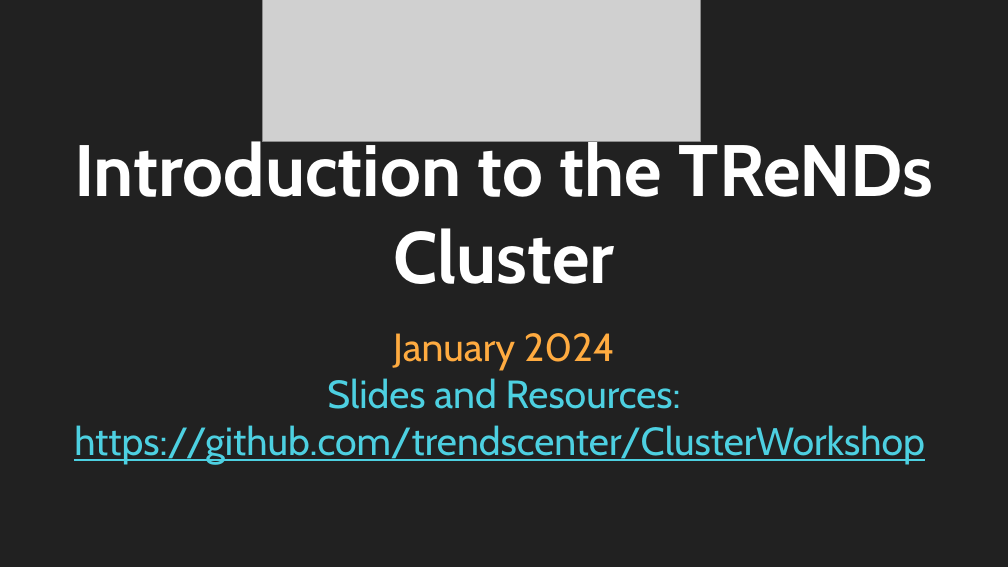
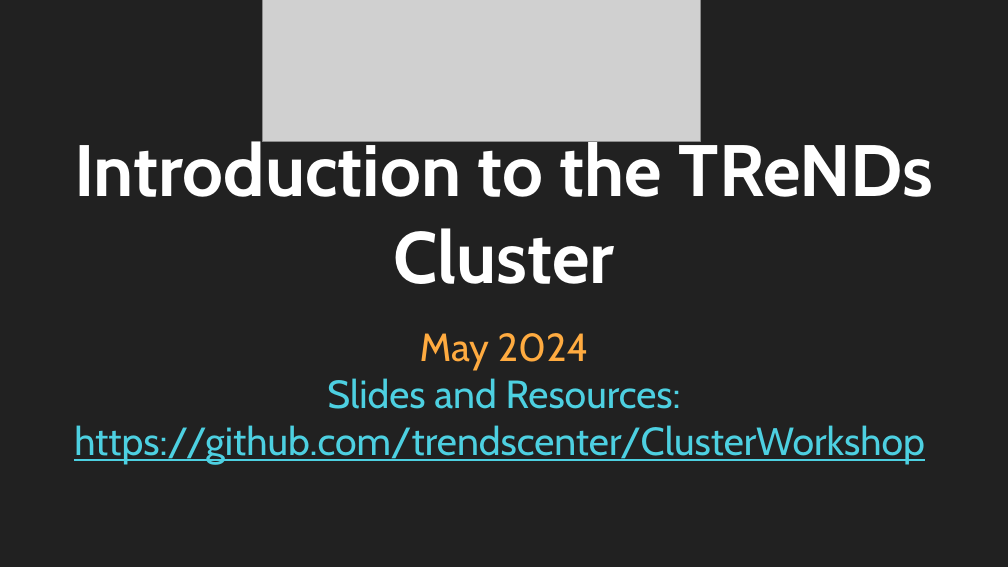
Before and after one commit to trendscenter/ClusterWorkshop, a slide deck: slide 1 of Introduction to the TReNDs Cluster - Summer 2024.pptx. Drawn at 1008x567 pixels with LibreOffice and Linux fonts; fonts in the diff are those of the drawing; grey boxes stand for pictures. Boxes give left, top, right and bottom in pixels: in the first picture for what was removed or moved away, otherwise in the second. Text is boxed around its words. In the diff, an @@ line names an element or a change of style, - is before the commit and + after.

```diff
--- a/Introduction to the TReNDs Cluster - Summer 2024.pptx
+++ b/Introduction to the TReNDs Cluster - Summer 2024.pptx
@@ subtitle at box(420, 333, 589, 371): text changed @@
-January 2024
+May 2024
```
Also in this commit, not shown: 1 other file.
